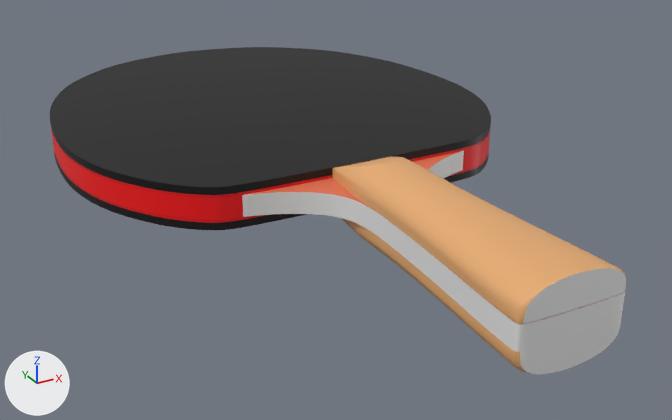
Before and after pictures for a commit that changed the glTF model models/racket-2.glb.
Both versions are drawn from a camera (50 mm lens) standing at (-0.137, -0.273, 0.11) and looking at (0.002, -0.02, -0.017). The lights are fixed; the arrows at lower left show +X, +Y and +Z. Where no turn or scale is listed for an object, it has been applied to the vertices.

Before the edit, the objects in view are built like this:
```python
ob_handle1_000_plane_022 = bpy.data.objects.new('handle1.000_Plane.022', me_handle1_000_plane_022)
ob_handle1_000_plane_022.location = (0.0, 0.0, 0.0)
ob_head_layer_red2_002_plane_024 = bpy.data.objects.new('head-layer_red2.002_Plane.024', me_head_layer_red2_002_plane_024)
ob_head_layer_red2_002_plane_024.location = (0.0, 0.0, 0.0)
ob_head_layer_red2_003_plane_025 = bpy.data.objects.new('head-layer_red2.003_Plane.025', me_head_layer_red2_003_plane_025)
ob_head_layer_red2_003_plane_025.location = (0.0, 0.0, 0.0)
ob_head_wood_000_plane_001 = bpy.data.objects.new('head-wood.000_Plane.001', me_head_wood_000_plane_001)
ob_head_wood_000_plane_001.location = (0.0, 0.0, 0.0)
# also in view: 'head-layer_red2.001_Plane.023' at (0.0, 0.038, -0.005); 'handle1.001_Plane.009' at (0.0, -0.089, 0.009); 'handle.001_Plane.029' at (0.0, -0.088, 0.001); 'head-layer_red2.000_Plane.002' at (0.0, 0.038, 0.006)
```
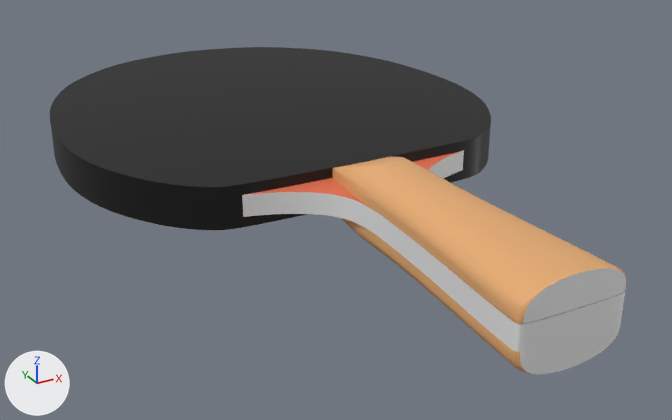
Changed parts and their boxes (x1, y1, x2, y2) in the pictures (672 x 420 px):
'head-wood.000_Plane.001', recoloured (red to black): (51, 130, 490, 220) in both
'head-layer_red2.002_Plane.024', recoloured (red to black): (51, 129, 490, 198) in both
'head-layer_red2.003_Plane.025', recoloured (red to black): (54, 151, 489, 223) in both

Patch to the scene script:
```diff
--- a/models/racket-2.glb.py
+++ b/models/racket-2.glb.py
@@ mat_wood_handle3 @@
 mat_wood_handle3 = principled_material('wood_handle3')
-mat_wood_handle3.base_color = (0.94, 0.0, 0.0028)  # red #f80009
+mat_wood_handle3.base_color = (0.0, 0.0, 0.0)  # black #000000
@@ mat_yellow_001 @@
 mat_yellow_001 = principled_material('yellow.001')
-mat_yellow_001.base_color = (0.761, 0.0, 0.00311)  # red #e2000a
+mat_yellow_001.base_color = (0.0, 0.0, 0.0)  # black #000000
```
